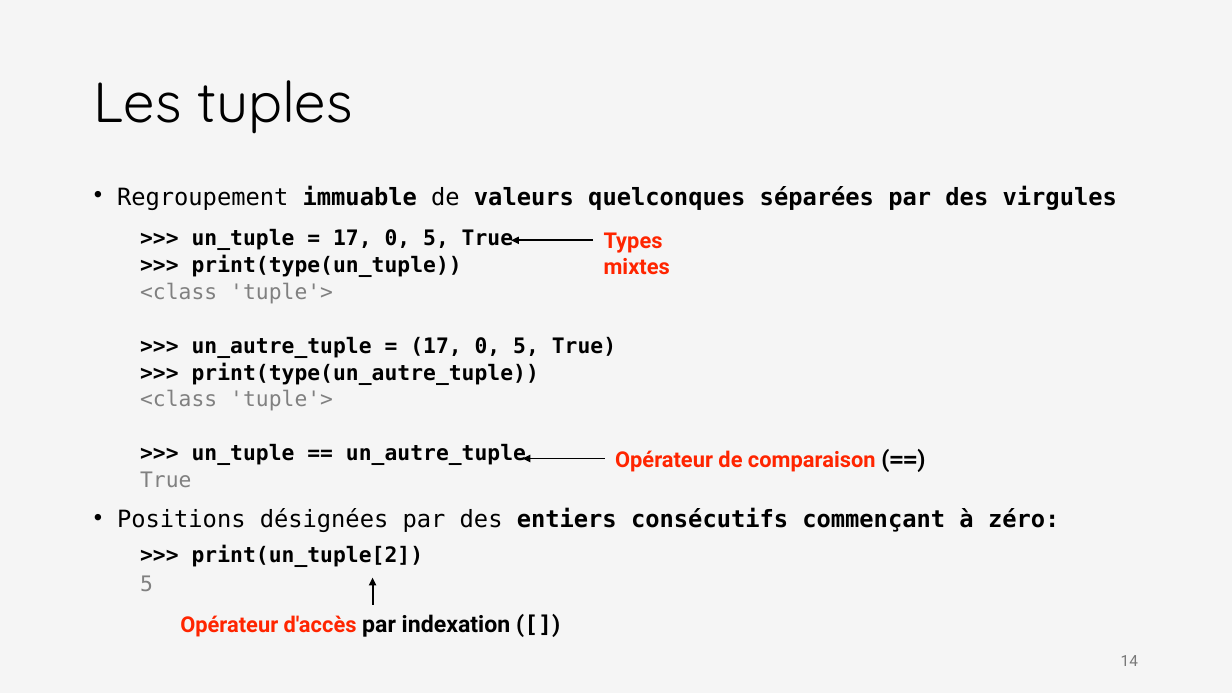
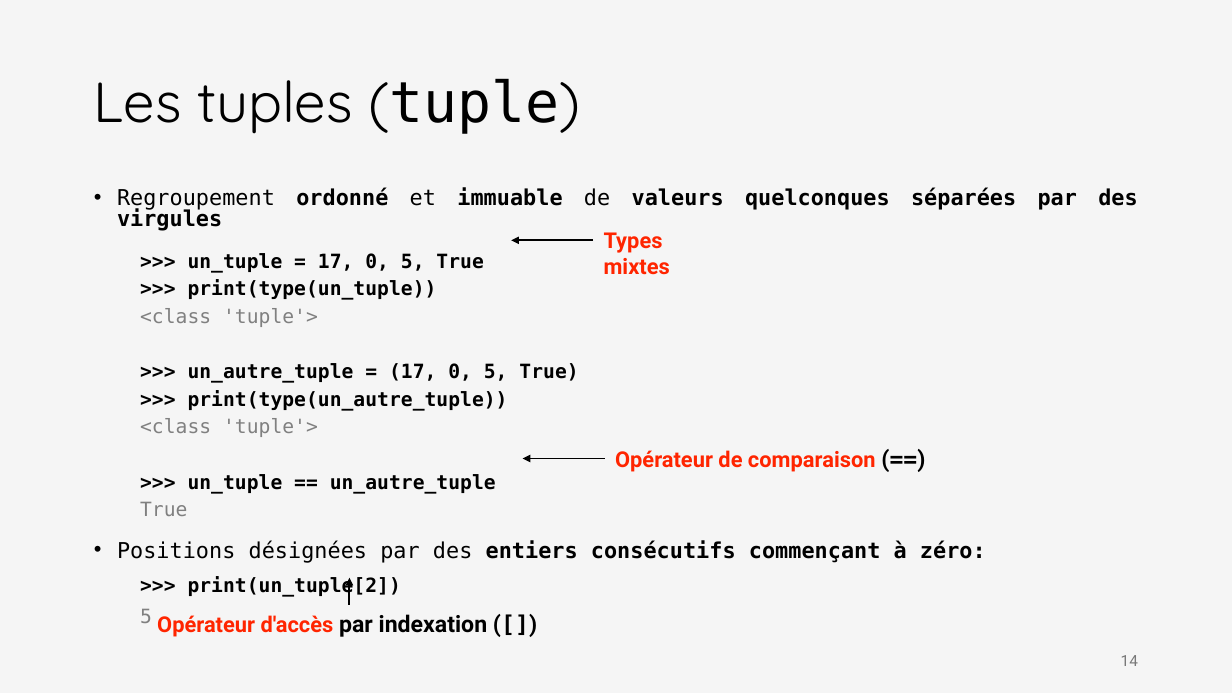
Before and after one commit to iannickgagnon/sagedays_iannick_2026, a slide deck: slide 14 of python_1/presentation_python_1.pptx. Drawn at 1232x693 pixels with LibreOffice and Linux fonts; fonts in the diff are those of the drawing. Boxes give left, top, right and bottom in pixels: in the first picture for what was removed or moved away, otherwise in the second. Text is boxed around its words. In the diff, an @@ line names an element or a change of style, - is before the commit and + after.

```diff
--- a/python_1/presentation_python_1.pptx
+++ b/python_1/presentation_python_1.pptx
@@ title at (94, 78, 581, 134): text changed @@
-Les tuples
+Les tuples (tuple)
@@ text at (117, 188, 1137, 231): text changed; size 18.5 to 17 pt @@
-• Regroupement immuable de valeurs quelconques séparées par des virgules
+• Regroupement ordonné et immuable de valeurs quelconques séparées par des virgules
@@ text at (117, 253, 986, 623): size 16.6 to 15.3 pt in ">>> un_tuple = 17, 0, 5, True", ">>> print(type(un_tuple))", "<class 'tuple'>", ">>> un_autre_tuple = (17, 0, 5, True)" and 6 more places; size 18.5 to 17 pt in "Positions désignées par des entiers consécutifs commençant ..."; line spacing 0.8 to 0.9; line spacing 0.7 to 0.8; line spacing 0.6 to 0.7 @@
@@ arrow moved from (372, 605) - (372, 578) to (349, 605) - (349, 578) @@
@@ text "Opérateur d'accès par indexation ([])": place and size @@
-text "Opérateur d'accès par indexation ([])" at (180, 614, 511, 637)
+text "Opérateur d'accès par indexation ([])" at (157, 614, 488, 637)
```
Also in this commit, not shown: 1 other slide changed, 1 slide added.
